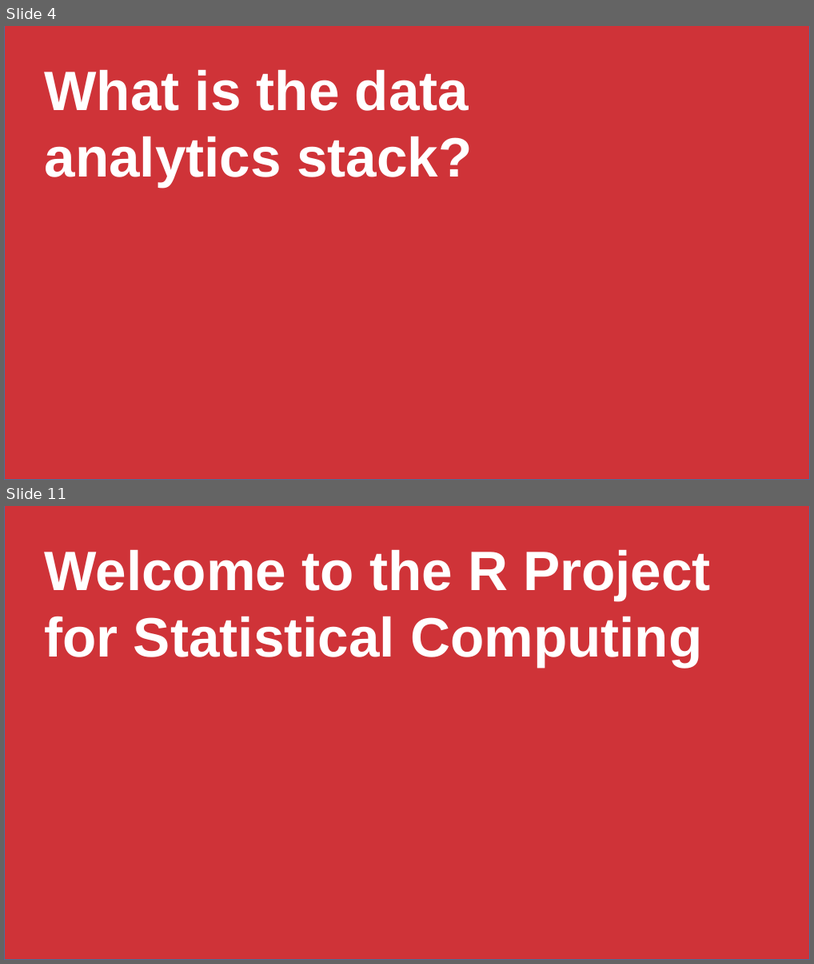
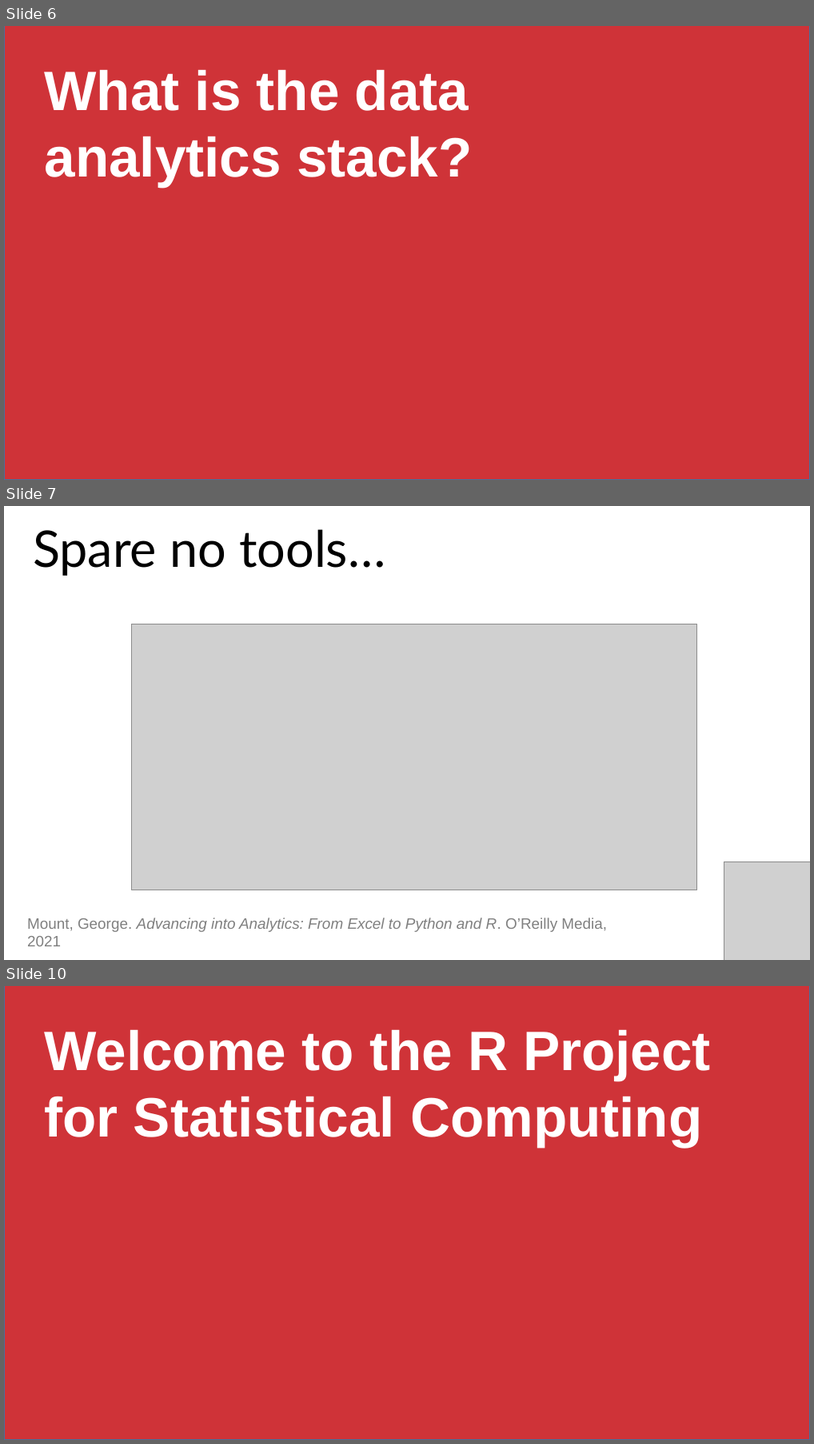
Before and after one commit to stringfestdata/advancing-into-analytics-ps-meetup, a slide deck: advancing-into-analytics-presentation.pptx. Shown one above the other, each under a label of ours: slides 4 and 11 before the commit, slides 6, 7 and 10 after it; the slides between them are not shown. The pictures are 814x964 and 814x1444 pixels, drawn with LibreOffice and Linux fonts; fonts in the diff are those of the drawing; grey boxes stand for pictures. Boxes give left, top, right and bottom in pixels: in the first picture for what was removed or moved away, otherwise in the second. Text is boxed around its words. In the diff, an @@ line names an element or a change of style, - is before the commit and + after.

```diff
--- a/advancing-into-analytics-presentation.pptx
+++ b/advancing-into-analytics-presentation.pptx
@@ slide 7 added at [4, 506, 810, 960], background #FFFFFF @@
@@ text added at [33, 529, 386, 576], 60 pt, text #000000 @@
+Spare no tools…
@@ picture added at [132, 624, 698, 889] @@
@@ picture added at [725, 861, 810, 960] @@
@@ text added at [27, 917, 607, 932], 18 pt, text #808080, italic @@
+Mount, George. Advancing into Analytics: From Excel to Python and R. O’Reilly Media, 2021
@@ what was slide 4 is now slide 6 @@
@@ what was slide 11 is now slide 10 @@
```
Also in this commit, not shown: 12 slides changed, 5 other slides added, 5 slides removed, 1 other file.
